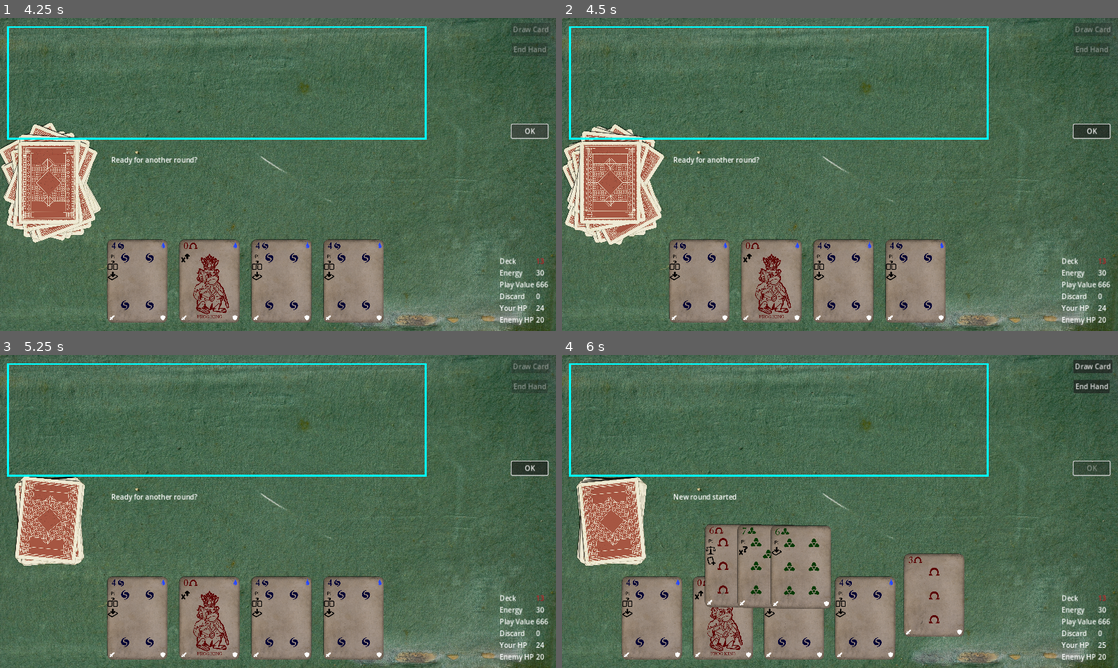
Above: before the commit, frames 1-4 (two rows, left to right).
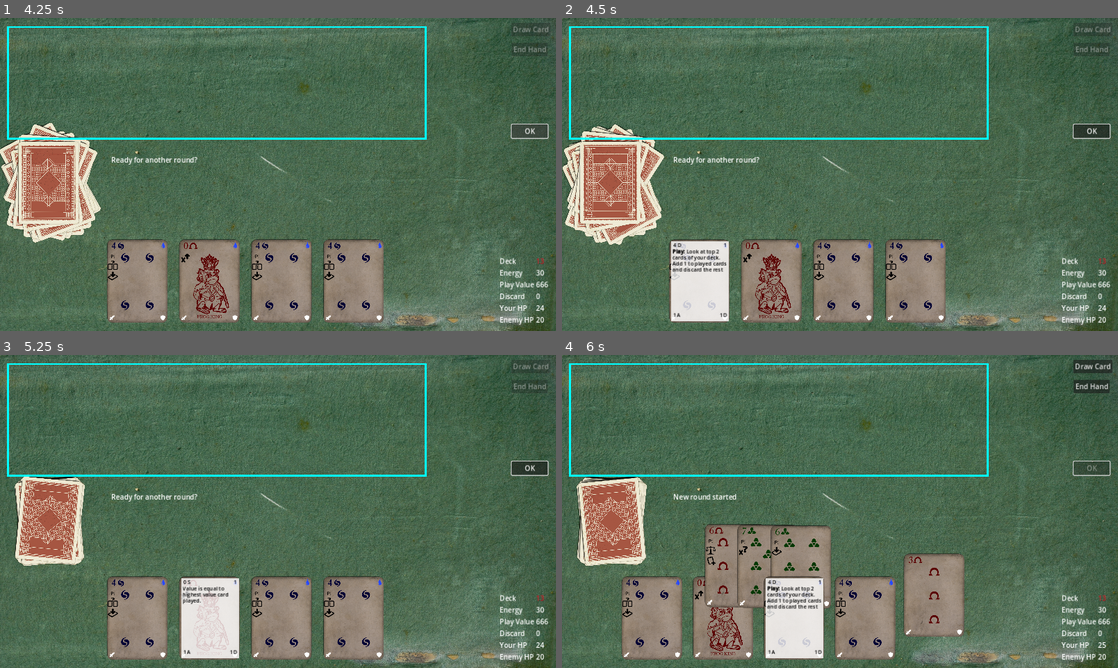
Above: after the commit, the same moments.

Repository: TicklesTheBrain/CardBuilder
Game: Godot game, scene res://game.tscn
The game is run twice, just before and just after one commit, with the same random seed, the same clock (stepped at 60 frames per second) and the same inputs.
Inputs (mouse positions are in pixels of both pictures, inside the frame that each line leads up to):
- Up to frame 1 (4.25 s): click "Draw Card" at 0.5 s; click "End Hand" at 1.25 s; click "OK" at 2 s; click "OK" at 2.75 s; click "OK" at 3.5 s
- Up to frame 2 (4.5 s): drag from (701, 280) to (845, 280) at 4.27 s
- Up to frame 3 (5.25 s): drag from (211, 617) to (355, 617) at 5.02 s
- Up to frame 4 (6 s): tap Enter at 5.75 s; move the mouse to (845, 617) at 5.77 s; click (845, 617) at 5.92 s

Frame 1 is identical in both runs. In frame 2, 2.6% of the frame differs, in the area x 19-30%, y 71-97%; in frame 3, 2.6%; in frame 4, 2.7%, in the area x 36-48%, y 70-97%.

Commit message:
Fixed some input bugs

Diff:
--- a/InputLord.gd
+++ b/InputLord.gd
@@ -79,6 +79,7 @@
 
 	#Next check if need to start a drag
 	if checkCanDrag(display.cardData):
+		display.get_parent().move_child(display, -1)
 		display.startDrag()
 
 func _onCardDragReleased(display: CardDisplay):
--- a/cardImageTemplate.tscn
+++ b/cardImageTemplate.tscn
@@ -10,7 +10,6 @@
 [ext_resource type="Texture2D" uid="uid://chj8mjmxg322o" path="res://assets/cardTypeSymbols/symbolT.png" id="6_dv4bh"]
 [ext_resource type="Texture2D" uid="uid://bru5bfyu7p22" path="res://assets/cardParamSymbols/shield.png" id="8_om3ep"]
 [ext_resource type="Texture2D" uid="uid://bhetmn6uguvvr" path="res://assets/cardParamSymbols/sword.png" id="9_jbu6v"]
-[ext_resource type="Script" path="res://cardInterfaceStuff/SelfDoublingSprite.gd" id="10_ws2it"]
 [ext_resource type="Texture2D" uid="uid://bgtve4d23yr6w" path="res://assets/cardTypeSymbols/symbolS.png" id="11_amyvl"]
 [ext_resource type="Texture2D" uid="uid://ccghpll8o6r4g" path="res://assets/cardTypeSymbols/symbolD.png" id="13_m2d73"]
 [ext_resource type="Texture2D" uid="uid://b2t5os3i8osfs" path="res://assets/cardTypeSymbols/symbolQ.png" id="14_6qolb"]
@@ -41,6 +40,7 @@
 [ext_resource type="Texture2D" uid="uid://dubjgun2j3bsb" path="res://assets/cardInfoSymbols/xUnknownSym.png" id="36_qlgx8"]
 [ext_resource type="Texture2D" uid="uid://d0y3xgdyqggy8" path="res://assets/cardInfoSymbols/modifierSym.png" id="37_sv7v1"]
 [ext_resource type="Texture2D" uid="uid://ce5ppkuubkmrf" path="res://assets/cardInfoSymbols/jesterSym.png" id="38_qyqde"]
+[ext_resource type="Script" path="res://cardInterfaceStuff/SelfDoublingSprite.gd" id="39_ljvvb"]
 
 [sub_resource type="Resource" id="Resource_ve20g"]
 script = ExtResource("3_rpyhr")
--- a/cardInterfaceStuff/cardDisplay.gd
+++ b/cardInterfaceStuff/cardDisplay.gd
@@ -5,6 +5,9 @@
 
 @export var cardShape: Area2D
 @export var cardImageRect: TextureRect
+@export var showDetailsCooldown: float = 0.1
+var shouldShowDetailed: bool = false
+@onready var topControl = cardImageRect
 
 @export_group("Shadow stuff")
 @export var maxShadowOffset: Vector2
@@ -164,7 +167,6 @@
 	updateTextField(startMatchTextLabel, effectDict.startMatch, "[b]Start:[/b] ")
 
 func _process(delta):
-
 	shadowTimer += delta
 	if dragged:
 		position = get_viewport().get_mouse_position() - mouseOffset
@@ -182,9 +184,11 @@
 	InputLord.cardClicked.emit(self)
 
 func onMouseEnterCard():
+	#print(name, ' mouse enter card')
 	InputLord.cardMouseOver.emit(self)
 
 func onMouseLeaveCard():
+	#print(name, ' mouse leave card')
 	InputLord.cardMouseOverExit.emit(self)
 
 func unselect():
@@ -213,13 +217,19 @@
 	graftToShow = null
 
 func showDetailed():
-	if cardData.revealed:
-		detailedInfoRoot.visible = true
-	bringToFront()
+	shouldShowDetailed = true
+	await get_tree().create_timer(showDetailsCooldown).timeout
+	if shouldShowDetailed:
+		if cardData.revealed:
+			detailedInfoRoot.visible = true
+		bringToFront()
 
 func hideDetailed():
-	detailedInfoRoot.visible = false
-	bringBackFromFront()
+	shouldShowDetailed = false
+	await get_tree().create_timer(showDetailsCooldown).timeout
+	if not shouldShowDetailed:
+		detailedInfoRoot.visible = false
+		bringBackFromFront()
 
 func updateTextField(textFieldToFormat: RichTextLabel, newText: String, prefix: String = ""):
 	if newText != "":
Not shown: 1 places in cardImageTemplate.tscn that only renumber resources
Not shown: 2 places in pocket.tscn that only renumber resources
